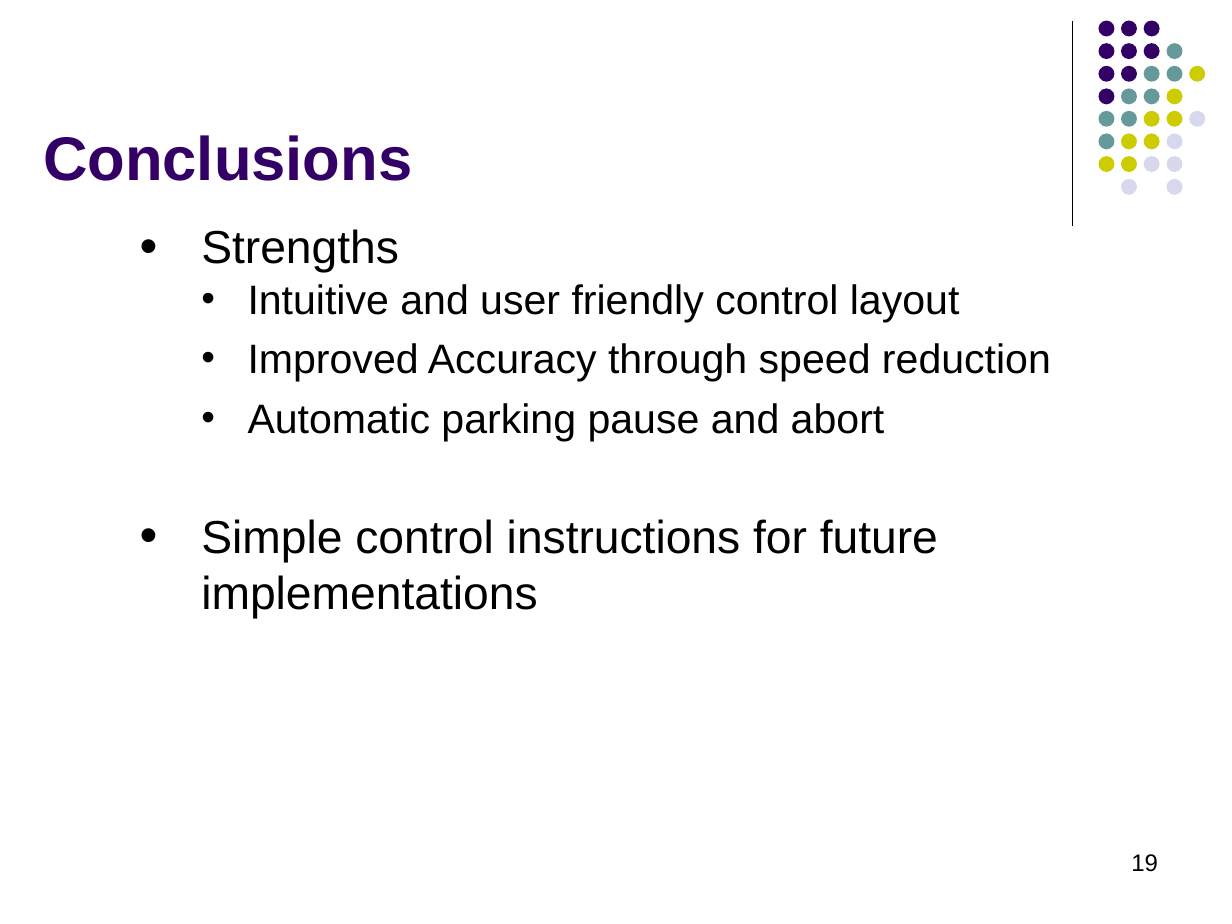
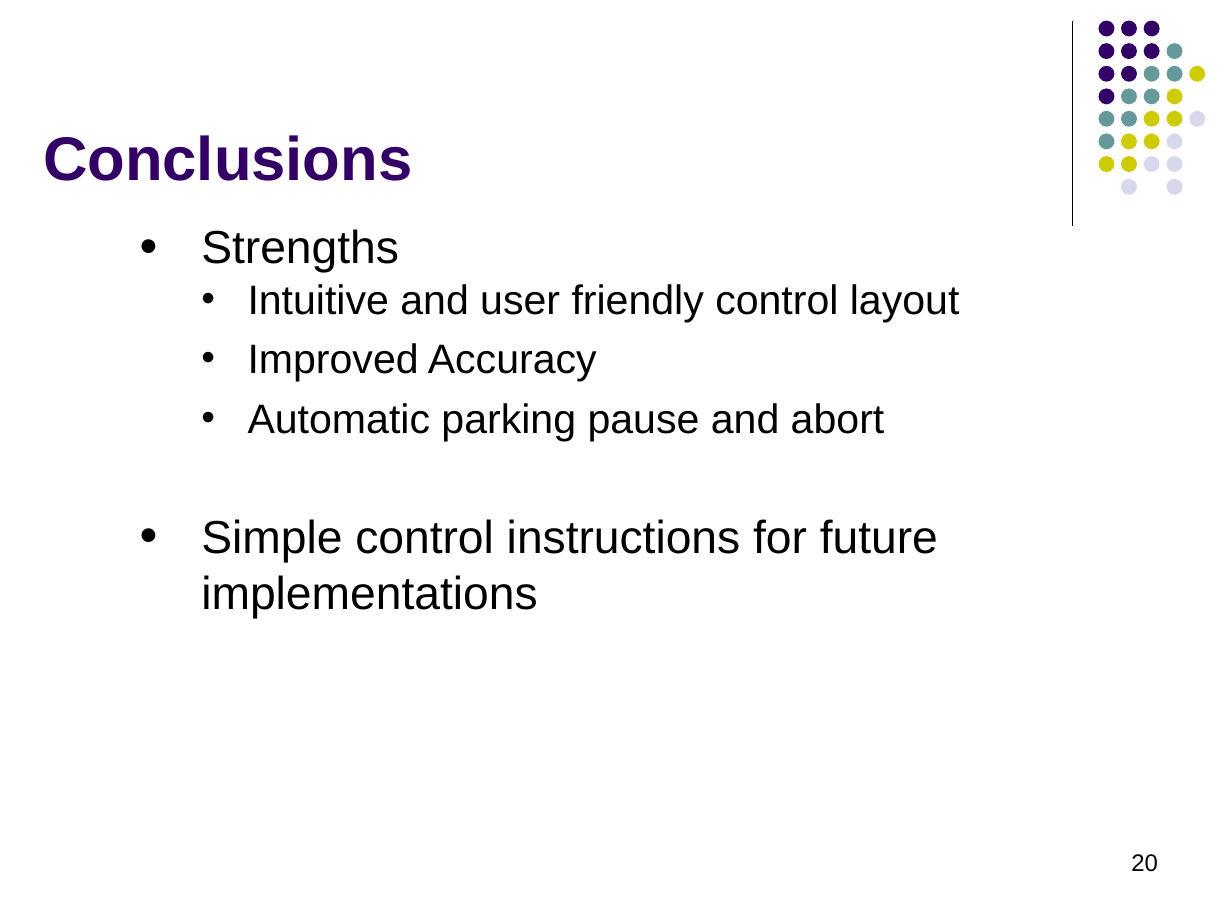
Before and after one commit to g-yotam/AutoBot-Parking, a slide deck: slide 20 of ECE2031Presentation.pptx (slide 19 before the commit). Drawn at 1232x924 pixels with LibreOffice and Linux fonts; fonts in the diff are those of the drawing. Boxes give left, top, right and bottom in pixels: in the first picture for what was removed or moved away, otherwise in the second. Text is boxed around its words. In the diff, an @@ line names an element or a change of style, - is before the commit and + after.

```diff
--- a/ECE2031Presentation.pptx
+++ b/ECE2031Presentation.pptx
@@ text at [248, 343, 597, 382]: text changed @@
-  • Improved Accuracy through speed reduction
+  • Improved Accuracy
@@ page number at [1131, 854, 1158, 872]: text changed @@
-19
+20
```
Also in this commit, not shown: 1 other slide changed, 1 slide added.
